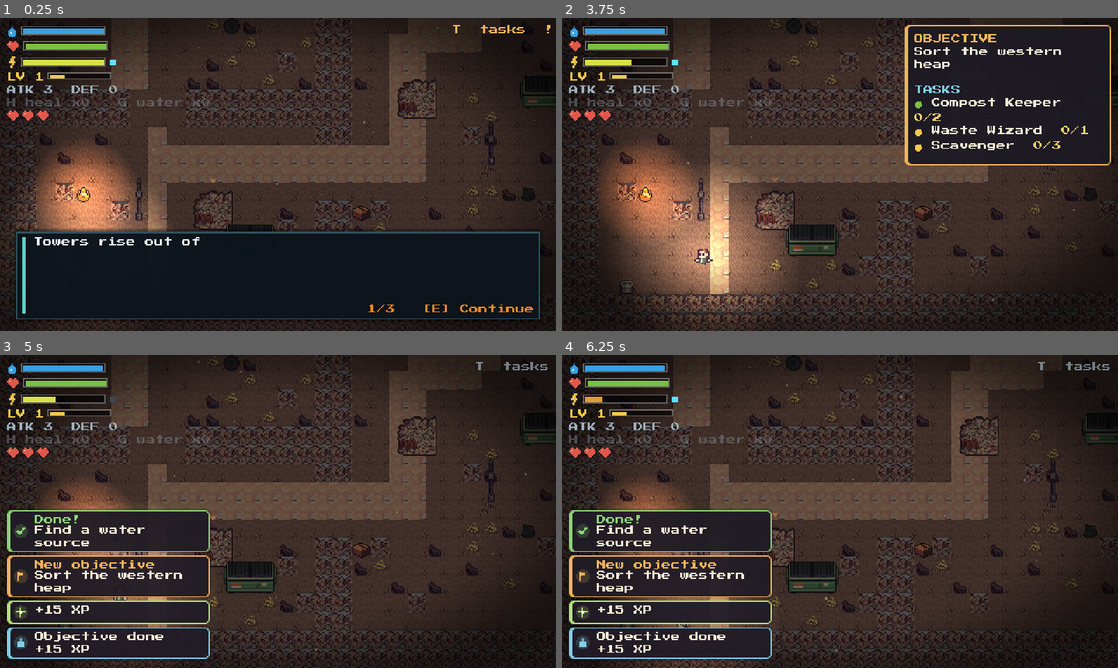
Above: before the commit, frames 1-4 (two rows, left to right).
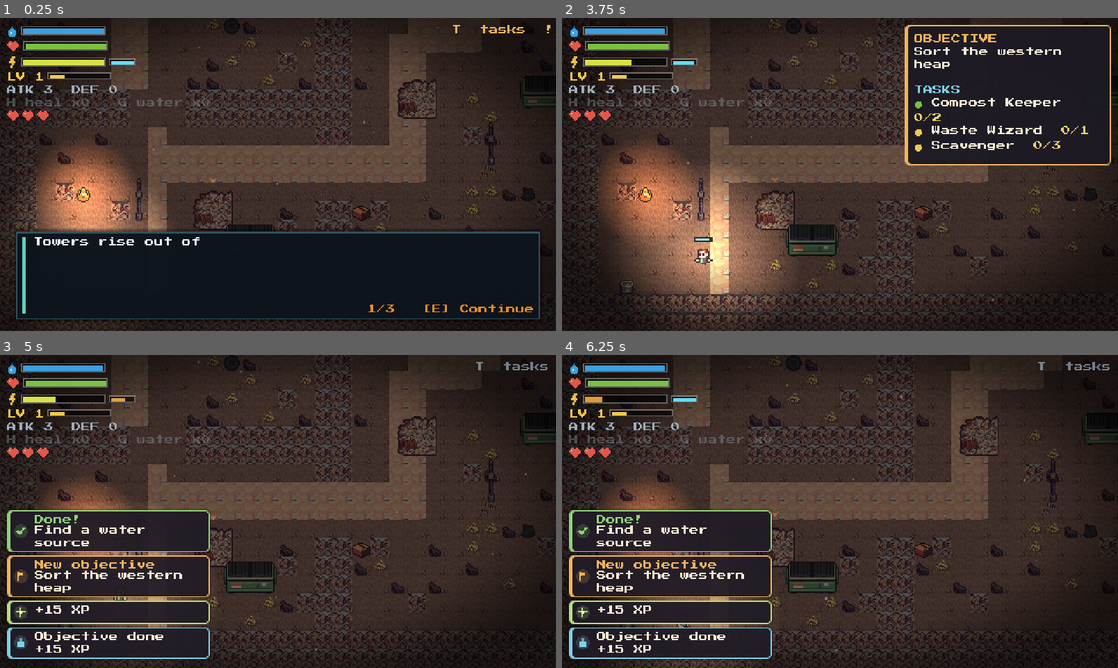
Above: after the commit, the same moments.

Repository: hsan-gg/the-last-drop
Game: Godot game, scene res://world/dump.tscn
The game is run twice, just before and just after one commit, with the same random seed, the same clock (stepped at 60 frames per second) and the same inputs. This scene is started directly instead of the project's main scene.
Inputs (mouse positions are in pixels of both pictures, inside the frame that each line leads up to):
- Up to frame 1 (0.25 s): no input
- Up to frame 2 (3.75 s): tap Enter (ui_accept) at 0.5, 0.77, 1.07, 2.75, 3.5 s; move the mouse to (962, 158) at 0.52 s; hold D (move_right) 0.53-1.25 s; hold K (block) 0.53-1.25 s; tap J (attack) at 0.6, 2.3 s; click (962, 158) at 0.67 s; drag from (728, 190) to (673, 259) at 1.27 s; move the mouse to (895, 105) at 2.02 s; hold D (move_right) 2.03-2.75 s; hold T (tracker) 2.03-2.75 s; drag from (812, 237) to (979, 99) at 2.77 s; move the mouse to (1006, 221) at 3.52 s; hold A (move_left) from 3.53 s (still down); hold K (block) from 3.53 s (still down)
- Up to frame 3 (5 s): tap Enter (ui_accept) at 3.77, 4.07 s; tap T (tracker) at 3.8 s; release A (move_left) at 4.25 s; release K (block) at 4.25 s; drag from (111, 464) to (211, 545) at 4.27 s
- Up to frame 4 (6.25 s): tap Enter (ui_accept) at 5 s; move the mouse to (867, 511) at 5.02 s; hold S (move_down) 5.03-5.75 s; hold E (interact) 5.03-5.75 s; click (867, 511) at 5.17 s; tap K (block) at 5.3 s; drag from (756, 433) to (628, 621) at 5.77 s

The runs differ from the first frame. In frame 1, 0.1% of the frame differs, in the area x 19-25%, y 12-16%; in frame 2, 0.1%, in the area x 19-28%, y 12-72%; in frame 3, 0.1%; in frame 4, 0.1%.

Commit message:
feat: gear drawn to fit the character, guard bar over the head and in the HUD

Diff:
--- a/player/gear_visuals.gd
+++ b/player/gear_visuals.gd
@@ -1,25 +1,35 @@
 class_name GearVisuals
 extends Node2D
-## Shows what the player is wearing and carrying: a helmet on the head, armour
-## on the torso, and the sword at the hip when it is not in use. Everything is
-## drawn from the equipped gear, so equipping something changes the sprite.
+## Shows what the player is wearing and carrying. Helmets and armour are drawn
+## by tools/assets_worn_gear.py as overlays that match the player sheet pixel
+## for pixel (one 16x18 frame per facing), so they hug the head and torso. The
+## overlays ride on the player's sprite: they turn with it, squash with it when
+## guarding and bob with its idle and walk frames. The sword hangs at the hip
+## when it is not in use.
 
 const SWORD_TEXTURE := preload("res://assets/sprites/sword.png")
-const HEAD_OFFSET := Vector2(0, -15)
-const BODY_OFFSET := Vector2(0, -7)
+const WORN_PATH := "res://assets/sprites/worn/%s.png"
+const FRAME := Vector2(16, 18)
+const FACINGS: Array[String] = ["down", "up", "left", "right"]
 const HIP_SWORD_SCALE := 0.8
 
 var _head: Sprite2D
 var _body: Sprite2D
 var _sword: Sprite2D
 var _player: Player
+var _player_sprite: AnimatedSprite2D
+var _rest_top := -1
+var _tops: Dictionary = {}
 
 
 func _ready() -> void:
 	_player = get_parent() as Player
-	z_index = 2
-	_body = _make_sprite(BODY_OFFSET)
-	_head = _make_sprite(HEAD_OFFSET)
+	_player_sprite = _player.get_node_or_null("Sprite") as AnimatedSprite2D
+	var holder: Node = _player_sprite if _player_sprite != null else self
+	_body = _make_overlay()
+	_head = _make_overlay()
+	holder.add_child.call_deferred(_body)
+	holder.add_child.call_deferred(_head)
 	_sword = Sprite2D.new()
 	_sword.texture = SWORD_TEXTURE
 	_sword.scale = Vector2(HIP_SWORD_SCALE, HIP_SWORD_SCALE)
@@ -30,10 +40,11 @@
 
 ## Rebuilds the worn pieces from the equipped gear.
 func refresh() -> void:
-	_head.texture = head_texture(Gear.equipped("head"))
-	_body.texture = body_texture(Gear.equipped("body"))
+	_head.texture = worn_texture(Gear.equipped("head"))
+	_body.texture = worn_texture(Gear.equipped("body"))
 	_sword.modulate = Gear.weapon_color()
 	_sword.visible = Gear.equipped("weapon") != Gear.FISTS
+	_update_overlays()
 
 
 func head_visible() -> bool:
@@ -48,7 +59,16 @@
 	return _sword.visible
 
 
+## The strip of four facings for a piece, or null if it has none (or nothing is worn).
+static func worn_texture(gear_id: String) -> Texture2D:
+	if gear_id.is_empty():
+		return null
+	var path := WORN_PATH % gear_id
+	return load(path) as Texture2D if ResourceLoader.exists(path) else null
+
+
 func _process(_delta: float) -> void:
+	_update_overlays()
 	var facing := _player.facing
 	var drawn := _player.combat != null and _player.combat.state != PlayerCombat.State.IDLE
 	_sword.visible = Gear.equipped("weapon") != Gear.FISTS and not drawn
@@ -67,69 +87,50 @@
 		_sword.z_index = 0
 
 
-func _make_sprite(at: Vector2) -> Sprite2D:
-	var sprite := Sprite2D.new()
-	sprite.position = at
-	add_child(sprite)
-	return sprite
+func _make_overlay() -> Sprite2D:
+	var overlay := Sprite2D.new()
+	overlay.region_enabled = true
+	overlay.region_rect = Rect2(Vector2.ZERO, FRAME)
+	return overlay
 
 
-# ------------------------------------------------------------------ drawing
-
-static func head_texture(gear_id: String) -> Texture2D:
-	if gear_id.is_empty():
-		return null
-	var image := Image.create(12, 6, false, Image.FORMAT_RGBA8)
-	match gear_id:
-		"hard_hat":
-			_rows(image, Color("#e8c040"), [[3, 5], [2, 8], [1, 10]], 0)
-			_fill(image, Rect2i(0, 3, 12, 2), Color("#b89420"))
-			_fill(image, Rect2i(5, 0, 2, 2), Color("#b89420"))
-		"welding_mask":
-			_fill(image, Rect2i(1, 0, 10, 6), Color("#8a8a9e"))
-			_fill(image, Rect2i(2, 2, 8, 2), Color("#24342c"))
-			_fill(image, Rect2i(3, 2, 3, 1), Color("#5aa060"))
-		"crash_helmet":
-			_rows(image, Color("#c04040"), [[3, 6], [2, 8], [1, 10], [1, 10]], 0)
-			_fill(image, Rect2i(2, 4, 9, 2), Color("#2a2030"))
-			_fill(image, Rect2i(3, 4, 3, 1), Color("#9fe0e8"))
-		_:
-			_fill(image, Rect2i(1, 1, 10, 4), Color("#c8c8d4"))
-	return ImageTexture.create_from_image(image)
+## Picks the facing from the sprite's animation and follows its frame's bob.
+func _update_overlays() -> void:
+	var facing := "down"
+	var bob := 0.0
+	if _player_sprite != null and _player_sprite.sprite_frames != null:
+		var animation := String(_player_sprite.animation)
+		for name in FACINGS:
+			if animation.ends_with(name):
+				facing = name
+		bob = _bob_for(animation, _player_sprite.frame)
+	var region := Rect2(Vector2(FACINGS.find(facing) * FRAME.x, 0), FRAME)
+	for overlay in [_head, _body]:
+		overlay.region_rect = region
+		overlay.position = Vector2(0, bob)
 
 
-static func body_texture(gear_id: String) -> Texture2D:
-	if gear_id.is_empty():
-		return null
-	var image := Image.create(10, 6, false, Image.FORMAT_RGBA8)
-	match gear_id:
-		"cloth_wrap":
-			_fill(image, Rect2i(1, 0, 8, 6), Color("#c8a870"))
-			_fill(image, Rect2i(1, 2, 8, 1), Color("#8a6a3c"))
-			_fill(image, Rect2i(1, 4, 8, 1), Color("#8a6a3c"))
-		"tire_vest":
-			_fill(image, Rect2i(0, 0, 10, 6), Color("#3a3a44"))
-			for x in [2, 4, 6, 8]:
-				_fill(image, Rect2i(x, 1, 1, 5), Color("#1e1e26"))
-		"scrap_plate":
-			_fill(image, Rect2i(0, 0, 10, 6), Color("#8a8a9e"))
-			_fill(image, Rect2i(1, 1, 8, 4), Color("#b4b4c4"))
-			for point in [Vector2i(1, 1), Vector2i(8, 1), Vector2i(1, 4), Vector2i(8, 4)]:
-				image.set_pixelv(point, Color.WHITE)
-		"riot_jacket":
-			_fill(image, Rect2i(0, 0, 10, 6), Color("#4a78a8"))
-			_fill(image, Rect2i(4, 0, 2, 6), Color("#14243c"))
-			_fill(image, Rect2i(0, 3, 10, 1), Color("#d8782c"))
-		_:
-			_fill(image, Rect2i(1, 0, 8, 6), Color("#a0a0b0"))
-	return ImageTexture.create_from_image(image)
+## How far this frame's head sits from the resting frame's (the idle breath and walk bounce).
+func _bob_for(animation: StringName, frame: int) -> float:
+	if String(animation).begins_with("attack"):
+		return 0.0
+	var texture := _player_sprite.sprite_frames.get_frame_texture(animation, frame) as AtlasTexture
+	if texture == null:
+		return 0.0
+	var key := texture.region
+	if not _tops.has(key):
+		_tops[key] = _top_row(texture)
+	if _rest_top < 0:
+		var rest := _player_sprite.sprite_frames.get_frame_texture(&"idle_down", 0) as AtlasTexture
+		_rest_top = _top_row(rest) if rest != null else 0
+	return float(int(_tops[key]) - _rest_top)
 
 
-static func _fill(image: Image, rect: Rect2i, color: Color) -> void:
-	image.fill_rect(rect, color)
-
-
-## Centred rows [start_x, width] from `top`, for domes.
-static func _rows(image: Image, color: Color, rows: Array, top: int) -> void:
-	for index in rows.size():
-		image.fill_rect(Rect2i(rows[index][0], top + index, rows[index][1], 1), color)
+static func _top_row(texture: AtlasTexture) -> int:
+	var image := texture.atlas.get_image()
+	var region := Rect2i(texture.region)
+	for y in region.size.y:
+		for x in region.size.x:
+			if image.get_pixel(region.position.x + x, region.position.y + y).a > 0.0:
+				return y
+	return 0
--- /dev/null
+++ b/player/guard_meter.gd
@@ -0,0 +1,53 @@
+class_name GuardMeter
+extends Node2D
+## A small bar over the player's head about the guard: while blocking it drains
+## to show how long the arm can hold; after the guard drops it refills as the
+## cooldown runs out, and blinks once when the guard is ready again. Hidden
+## the rest of the time so it never clutters the screen.
+
+const WIDTH := 14.0
+const HEIGHT := 2.0
+const HOLD_COLOR := Color("#5fe0ff")
+const COOLDOWN_COLOR := Color("#e0a04a")
+const BROKEN_COLOR := Color("#ff6a4a")
+const READY_FLASH_SECONDS := 0.35
+
+var _combat: PlayerCombat
+var _was_cooling := false
+var _ready_flash := 0.0
+
+
+func _ready() -> void:
+	position = Vector2(0, -24)
+	z_index = 20
+	_combat = (get_parent() as Player).combat
+
+
+func _process(delta: float) -> void:
+	var cooling := _combat != null and _combat.block_cooldown_left() > 0.0
+	if _was_cooling and not cooling:
+		_ready_flash = READY_FLASH_SECONDS
+	_was_cooling = cooling
+	_ready_flash = maxf(_ready_flash - delta, 0.0)
+	queue_redraw()
+
+
+func is_showing() -> bool:
+	return _combat != null and (_combat.is_blocking() or _combat.block_cooldown_left() > 0.0 or _ready_flash > 0.0)
+
+
+func _draw() -> void:
+	if not is_showing():
+		return
+	var back := Rect2(-WIDTH / 2.0 - 1.0, -1.0, WIDTH + 2.0, HEIGHT + 2.0)
+	draw_rect(back, Color(0.06, 0.05, 0.09, 0.85))
+	var ratio := 1.0
+	var color := HOLD_COLOR
+	if _combat.is_blocking():
+		ratio = _combat.guard_hold_ratio()
+	elif _combat.block_cooldown_left() > 0.0:
+		ratio = _combat.block_cooldown_ratio()
+		color = BROKEN_COLOR if _combat.block_cooldown_left() > PlayerCombat.BLOCK_COOLDOWN_SECONDS else COOLDOWN_COLOR
+	else:
+		color = Color(1, 1, 1, _ready_flash / READY_FLASH_SECONDS)
+	draw_rect(Rect2(-WIDTH / 2.0, 0.0, WIDTH * ratio, HEIGHT), color)
--- a/player/player.gd
+++ b/player/player.gd
@@ -25,6 +25,9 @@
 	combat = PlayerCombat.new()
 	combat.name = "Combat"
 	add_child(combat)
+	var guard_meter := GuardMeter.new()
+	guard_meter.name = "GuardMeter"
+	add_child(guard_meter)
 	var visuals := GearVisuals.new()
 	visuals.name = "GearVisuals"
 	add_child(visuals)
--- a/player/player_combat.gd
+++ b/player/player_combat.gd
@@ -46,6 +46,7 @@
 var _block_started := -10.0
 var _invulnerable_until := 0.0
 var _block_cooldown_until := 0.0
+var _block_cooldown_total := 1.0
 var _regen_after := 0.0
 var _last_reported_stamina := -1.0
 var _player: Player
@@ -89,6 +90,18 @@
 	return maxf(_block_cooldown_until - _clock, 0.0)
 
 
+## 0 just after the guard dropped, 1 when it can be raised again.
+func block_cooldown_ratio() -> float:
+	return 1.0 - clampf(block_cooldown_left() / maxf(_block_cooldown_total, 0.01), 0.0, 1.0)
+
+
+## While guarding: how much of the hold is left (1 just raised, 0 about to drop).
+func guard_hold_ratio() -> float:
+	if state != State.BLOCK:
+		return 0.0
+	return 1.0 - clampf(seconds_since_block_started() / BLOCK_MAX_HOLD_SECONDS, 0.0, 1.0)
+
+
 func block_ready() -> bool:
 	return block_cooldown_left() <= 0.0 and stamina >= BLOCK_RAISE_COST
 
@@ -134,6 +147,7 @@
 		return
 	state = State.IDLE
 	_block_cooldown_until = _clock + BLOCK_COOLDOWN_SECONDS
+	_block_cooldown_total = BLOCK_COOLDOWN_SECONDS
 	_regen_after = _clock + REGEN_DELAY_SECONDS
 	if _swing != null:
 		_swing.guard(false, _player.facing)
@@ -169,6 +183,7 @@
 func _break_guard() -> void:
 	state = State.IDLE
 	_block_cooldown_until = _clock + GUARD_BREAK_COOLDOWN_SECONDS
+	_block_cooldown_total = GUARD_BREAK_COOLDOWN_SECONDS
 	_regen_after = _clock + GUARD_BREAK_COOLDOWN_SECONDS
 	if _swing != null:
 		_swing.guard(false, _player.facing)
--- a/test/unit/test_combat_in_play.gd
+++ b/test/unit/test_combat_in_play.gd
@@ -273,3 +273,14 @@
 	var base := _player.combat.max_stamina()
 	Progress.add_xp(500)
 	assert_gt(_player.combat.max_stamina(), base)
+
+
+func test_the_guard_bar_shows_while_blocking_and_cooling_down() -> void:
+	var meter := _player.get_node("GuardMeter") as GuardMeter
+	assert_false(meter.is_showing(), "hidden when the guard is idle and ready")
+	_player.combat.raise_guard()
+	assert_true(meter.is_showing())
+	assert_almost_eq(_player.combat.guard_hold_ratio(), 1.0, 0.05)
+	_player.combat.lower_guard()
+	assert_true(meter.is_showing(), "shows the cooldown refilling")
+	assert_lt(_player.combat.block_cooldown_ratio(), 0.1)
--- a/test/unit/test_gear_visuals.gd
+++ b/test/unit/test_gear_visuals.gd
@@ -47,12 +47,17 @@
 
 func test_every_helmet_and_armour_has_its_own_picture() -> void:
 	var seen := {}
-	for gear_id in ["hard_hat", "welding_mask", "crash_helmet"]:
-		var texture := GearVisuals.head_texture(gear_id)
+	for gear_id in ["hard_hat", "welding_mask", "crash_helmet", "cloth_wrap", "tire_vest", "scrap_plate", "riot_jacket"]:
+		var texture := GearVisuals.worn_texture(gear_id)
 		assert_not_null(texture, gear_id)
-		seen[texture.get_image().get_data().hex_encode()] = true
-	for gear_id in ["cloth_wrap", "tire_vest", "scrap_plate", "riot_jacket"]:
-		var texture := GearVisuals.body_texture(gear_id)
-		assert_not_null(texture, gear_id)
+		assert_eq(texture.get_size(), Vector2(64, 18), "%s has four 16x18 facings" % gear_id)
 		seen[texture.get_image().get_data().hex_encode()] = true
 	assert_eq(seen.size(), 7, "no two pieces look the same")
+
+
+func test_worn_pieces_ride_on_the_player_sprite() -> void:
+	Gear.grant("hard_hat")
+	await wait_frames(2)
+	var sprite := _player.get_node("Sprite")
+	var overlays := sprite.find_children("*", "Sprite2D", false, false)
+	assert_eq(overlays.size(), 2, "head and body overlays are children of the sprite")
--- a/ui/hud.gd
+++ b/ui/hud.gd
@@ -18,7 +18,7 @@
 var _water_meter: Meter
 var _health_meter: Meter
 var _stamina_meter: Meter
-var _block_pip: ColorRect
+var _guard_meter: Meter
 var _stamina_flash := 0.0
 var _player_combat: PlayerCombat
 var _prompt_panel: PanelContainer
@@ -133,8 +133,13 @@
 	if _player_combat == null:
 		var player := get_tree().get_first_node_in_group("player") as Player
 		_player_combat = player.combat if player != null else null
-	var ready := _player_combat != null and _player_combat.block_ready()
-	_block_pip.color = Color("#5fe0ff") if ready else Color("#3a4a54")
+	if _player_combat != null:
+		if _player_combat.is_blocking():
+			_guard_meter.ratio = _player_combat.guard_hold_ratio()
+			_guard_meter.fill_color = Color("#5fe0ff")
+		else:
+			_guard_meter.ratio = _player_combat.block_cooldown_ratio()
+			_guard_meter.fill_color = Color("#5fe0ff") if _player_combat.block_ready() else Color("#e0a04a")
 	if _stamina_flash > 0.0:
 		_stamina_meter.fill_color = UiTheme.COLOR_RED
 	else:
@@ -242,10 +247,12 @@
 	_health_meter = _add_meter_row(left, HEART_ICON)
 	_stamina_meter = _add_meter_row(left, BOLT_ICON)
 	_stamina_meter.fill_color = Color("#d8e04a")
-	_block_pip = ColorRect.new()
-	_block_pip.custom_minimum_size = Vector2(5, 5)
-	_block_pip.size_flags_vertical = Control.SIZE_SHRINK_CENTER
-	_stamina_meter.get_parent().add_child(_block_pip)
+	_guard_meter = Meter.new()
+	_guard_meter.custom_minimum_size = Vector2(22, 5)
+	_guard_meter.size_flags_vertical = Control.SIZE_SHRINK_CENTER
+	_guard_meter.fill_color = Color("#5fe0ff")
+	_guard_meter.tooltip_text = "Guard"
+	_stamina_meter.get_parent().add_child(_guard_meter)
 	var level_row := HBoxContainer.new()
 	level_row.add_theme_constant_override("separation", 4)
 	level_row.mouse_filter = Control.MOUSE_FILTER_IGNORE
Binary file added: assets/sprites/worn/cloth_wrap.png
Not shown, added: assets/sprites/worn/cloth_wrap.png.import
Binary file added: assets/sprites/worn/crash_helmet.png
Not shown, added: assets/sprites/worn/crash_helmet.png.import
Binary file added: assets/sprites/worn/hard_hat.png
Not shown, added: assets/sprites/worn/hard_hat.png.import
Binary file added: assets/sprites/worn/riot_jacket.png
Not shown, added: assets/sprites/worn/riot_jacket.png.import
Binary file added: assets/sprites/worn/scrap_plate.png
Not shown, added: assets/sprites/worn/scrap_plate.png.import
Binary file added: assets/sprites/worn/tire_vest.png
Not shown, added: assets/sprites/worn/tire_vest.png.import
(and 3 more such lines)
